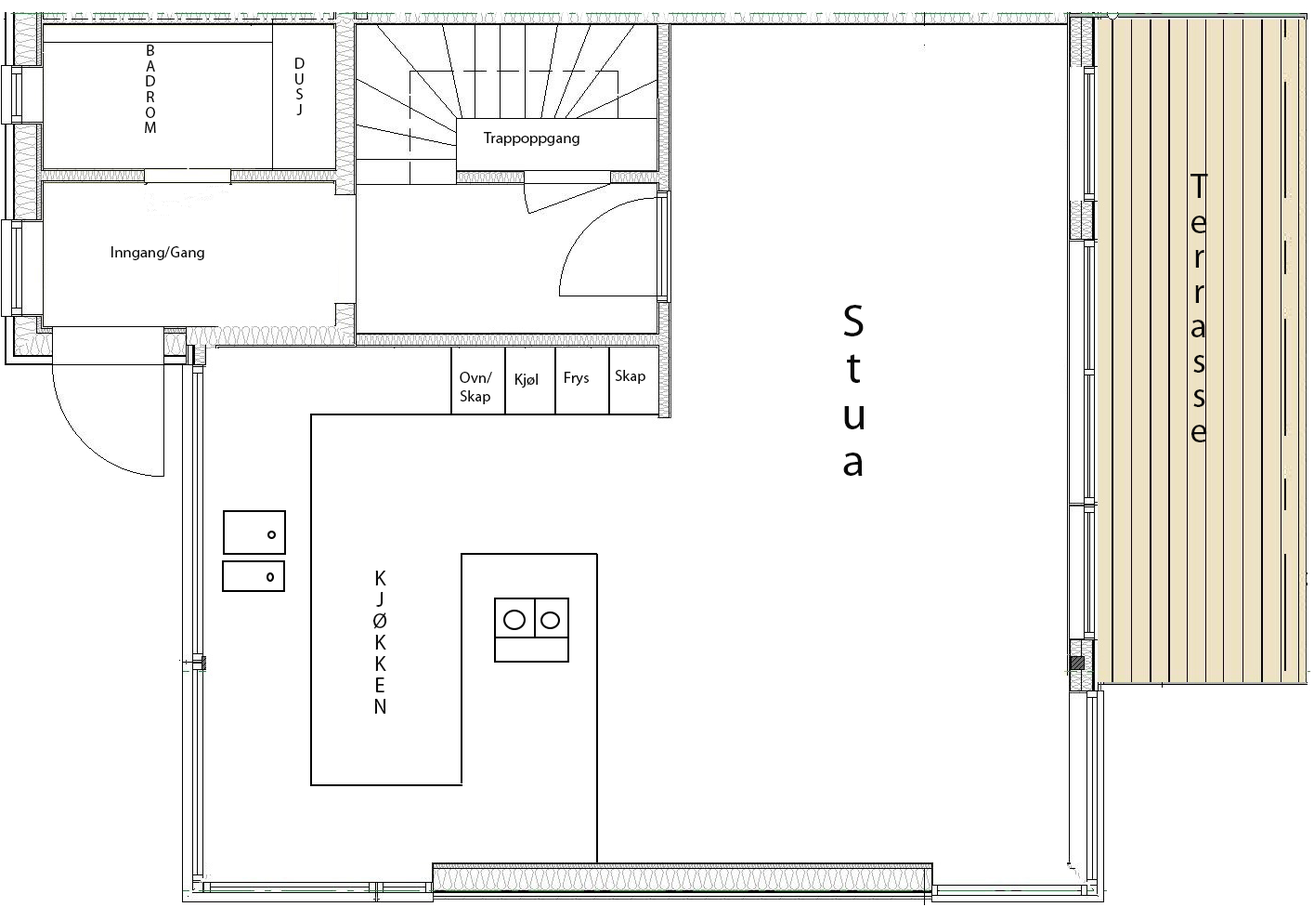
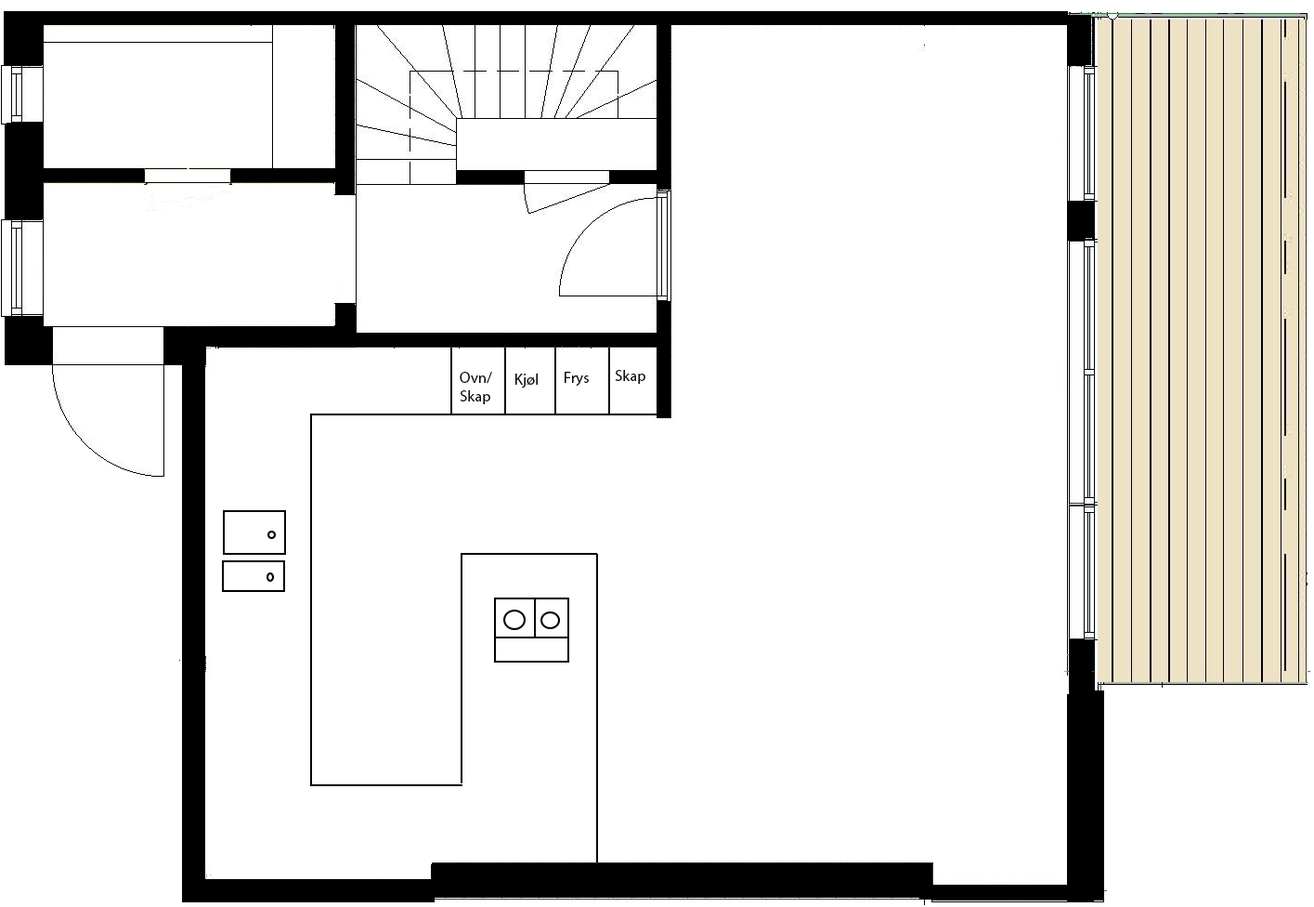
Layered file, before and after one edit (1314 x 907). Changes by layer:
removed layer "Terrasse" over [1190,173,1209,443]
removed layer "Stua" over [843,304,865,476]
removed layer "KJØKKEN" over [373,570,388,714]
removed layer "Trappoppgang" over [482,131,580,146]
removed layer "Inngang/Gang" over [111,246,205,261]
removed layer "DUSJ" over [295,57,305,116]
removed layer "BADROM" over [144,44,157,133]
added layer "Form 4" above "Form 3" over [3,11,356,366]
added layer "Form 3" above "Form 6" over [42,11,1069,418]
added layer "Form 6" above "Form 5" over [46,326,356,366]
added layer "Form 5" above "Form 7" over [182,14,1105,902]
added layer "Form 7" above "Layer 0" over [931,685,1105,901]
